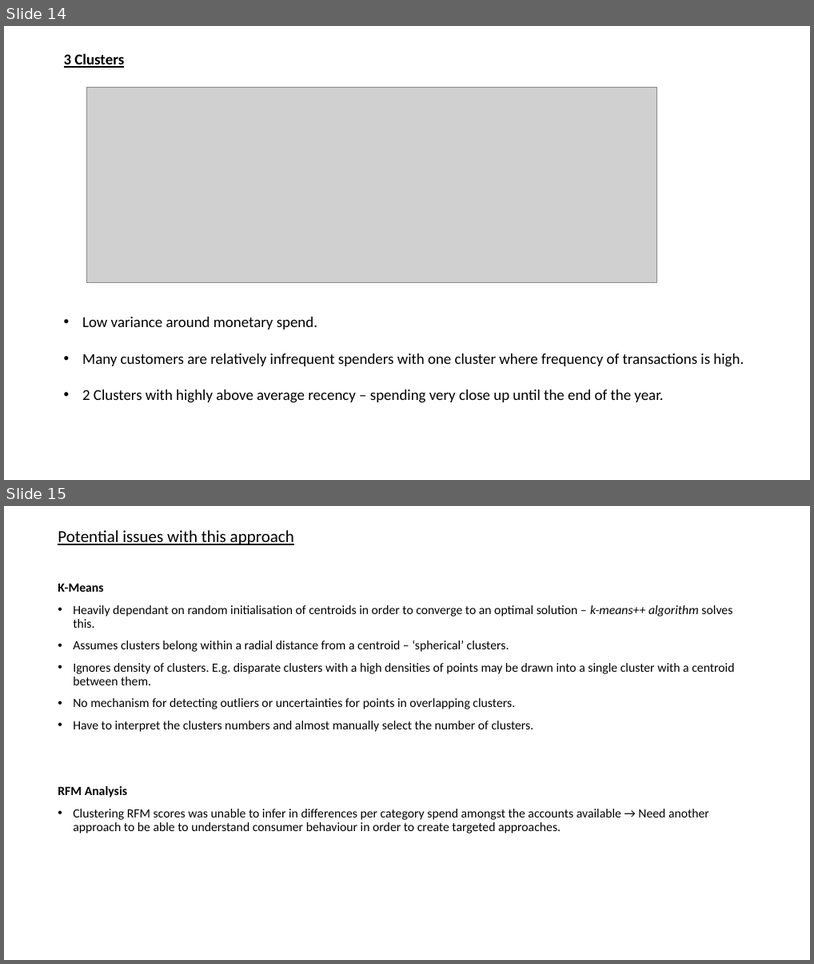
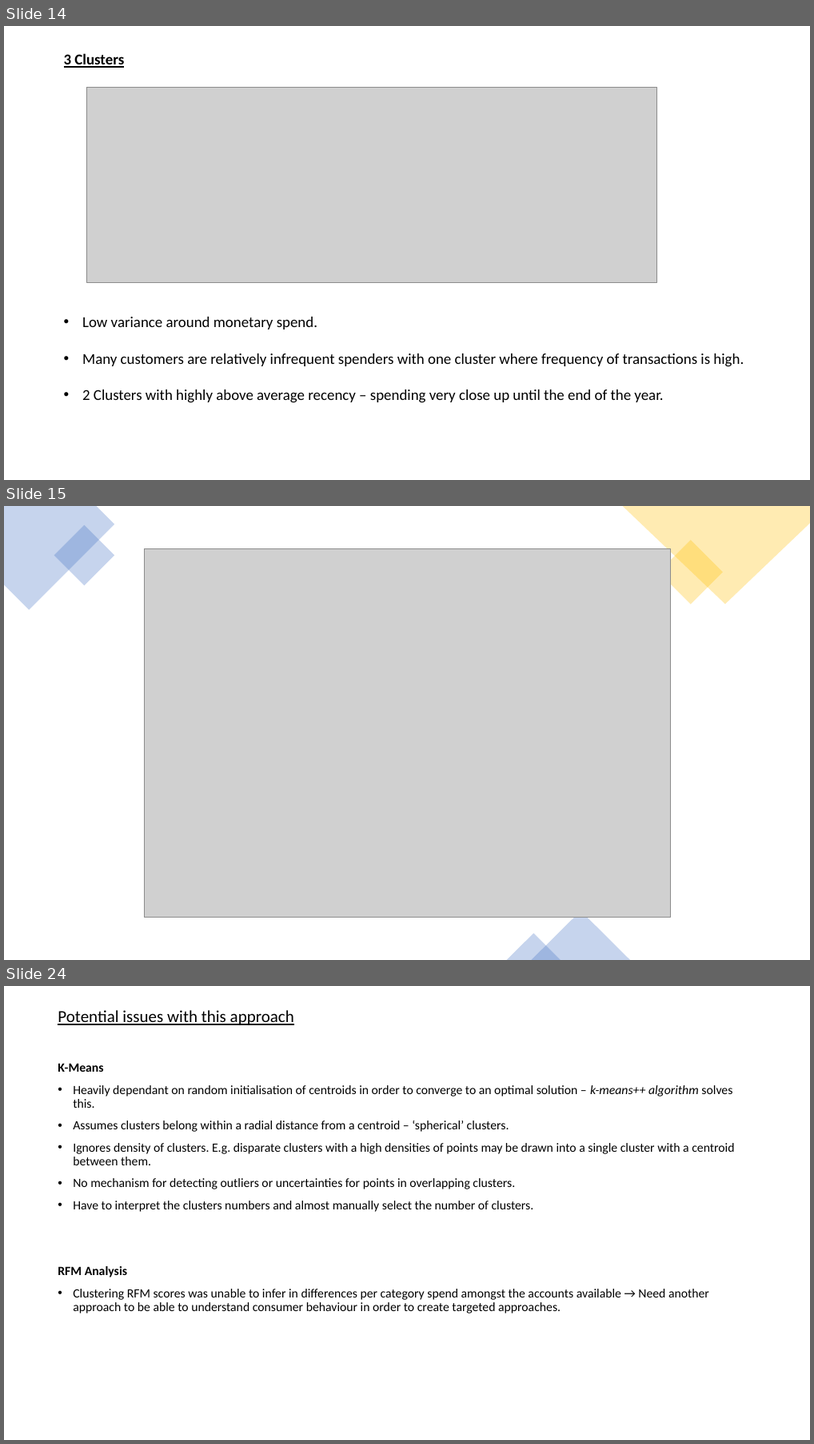
Before and after one commit to UoB-DSMP-2023-24/dsmp-2024-group-38, a slide deck: RFM Analysis of Results .pptx. Shown one above the other, each under a label of ours: slides 14 and 15 before the commit, slides 14, 15 and 24 after it; the slides between them are not shown. The pictures are 814x964 and 814x1444 pixels, drawn with LibreOffice and Linux fonts; fonts in the diff are those of the drawing; grey boxes stand for pictures. Boxes give left, top, right and bottom in pixels: in the first picture for what was removed or moved away, otherwise in the second. Text is boxed around its words. In the diff, an @@ line names an element or a change of style, - is before the commit and + after.

```diff
--- a/RFM Analysis of Results .pptx
+++ b/RFM Analysis of Results .pptx
@@ slide 15 added at bbox=[4, 506, 810, 960], background #FFFFFF @@
@@ freeform shape added at bbox=[4, 506, 114, 610], fill #4472C4 at 30% opacity @@
@@ rectangle added at bbox=[54, 525, 115, 586], fill #4472C4 at 30% opacity @@
@@ freeform shape added at bbox=[623, 506, 810, 604], fill #FFC000 at 30% opacity @@
@@ picture added at bbox=[144, 548, 670, 916] @@
@@ rectangle added at bbox=[659, 540, 723, 604], fill #FFC000 at 30% opacity @@
@@ triangle added at bbox=[531, 911, 630, 960], fill #4472C4 at 30% opacity @@
@@ triangle added at bbox=[507, 933, 561, 960], fill #4472C4 at 30% opacity @@
@@ what was slide 15 is now slide 24 @@
```
Also in this commit, not shown: 8 other slides added, 1 other file.
